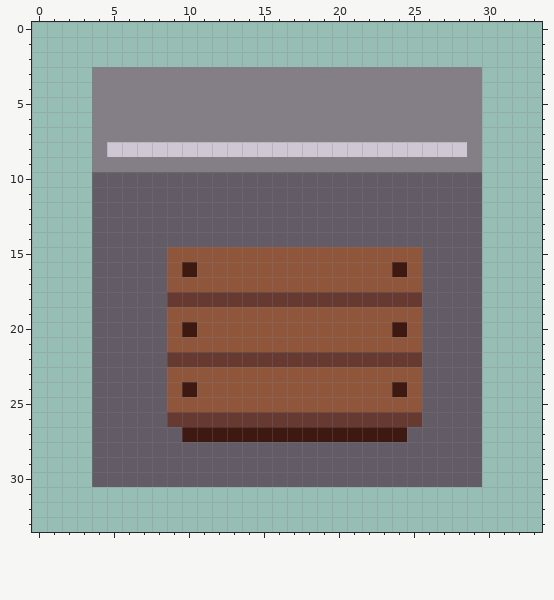
One commit to this pixel-art sprite: Assets/Art/plank_box/plank_box.png. Above is the file before it was changed.
The file is 34x34 pixels. Colours within 5 levels of each other are drawn and written as one.
And afterwards:
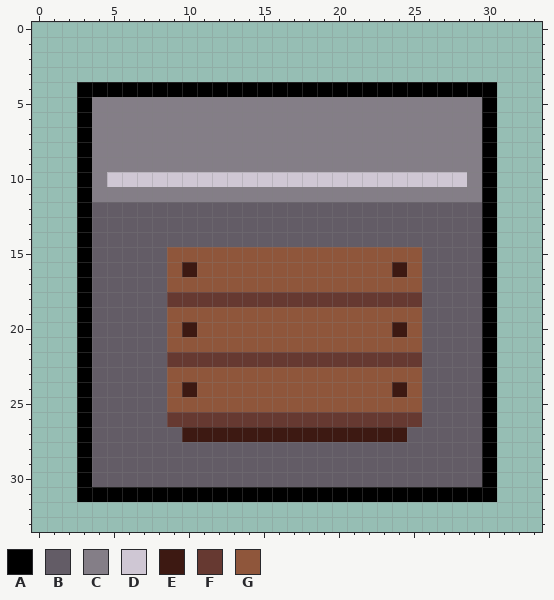
Palette (. is transparent): A #000000  B #635c66  C #847e87  D #cfc7d4  E #3d1912  F #663931  G #8f563b
The edit:
The edit adds colour A in rows 4 to 30 at x 3 and 30; in row 31 at x 3 to 30.
Colour C gives way to colour A in row 4 at x 4 to 29.
Colour B gives way to colour C in row 10 at x 4 and 29; in row 11 at x 4 to 29.
Colour D gives way to colour C in row 8 at x 5 to 28.
Colour B gives way to colour D in row 10 at x 5 to 28.
Colour C is gone in row 3 at x 4 to 29.
Boxes around the changes in both pictures, in picture pixels (x1, y1, x2, y2):
changed: (77, 67, 497, 502)
